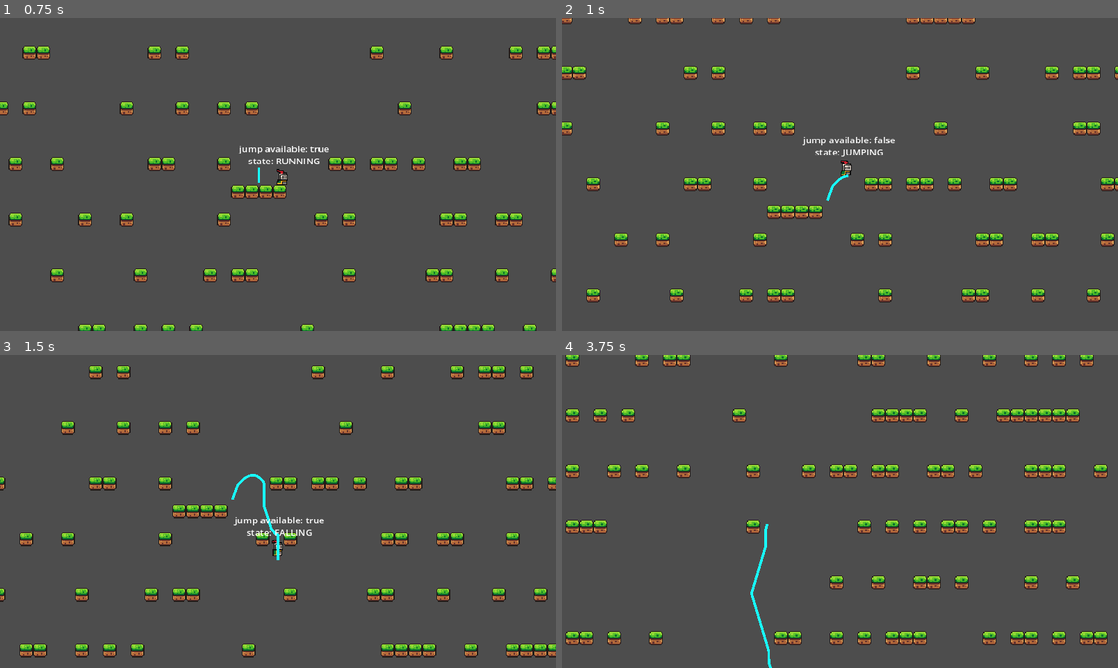
Above: before the commit, frames 1-4 (two rows, left to right).
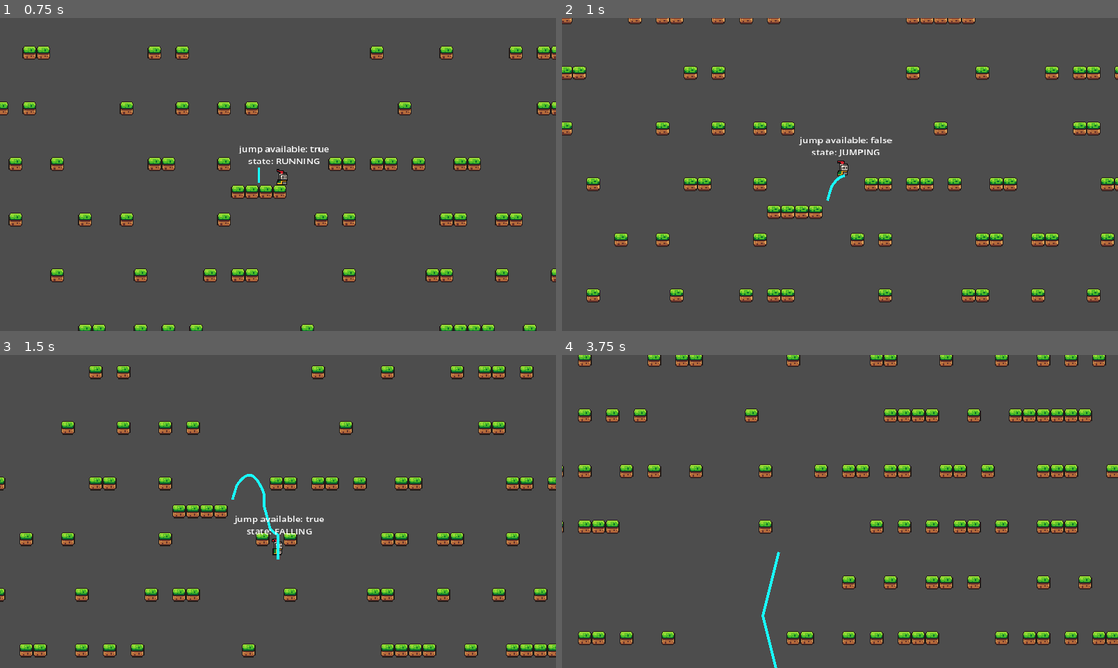
Above: after the commit, the same moments.

Repository: danielvogelsang/project-daydream
Game: Godot game, scene res://scenes/level/level/level.tscn
The game is run twice, just before and just after one commit, with the same random seed, the same clock (stepped at 60 frames per second) and the same inputs.
Inputs:
- Up to frame 1 (0.75 s): tap Enter at 0.5 s; hold D (right) from 0.53 s (still down)
- Up to frame 2 (1 s): keep holding D (right); tap Space (jump) at 0.77 s
- Up to frame 3 (1.5 s): keep holding D (right)
- Up to frame 4 (3.75 s): tap Space (jump) at 1.52, 3.02 s; release D (right) at 2.03 s; hold A (left) 2.03-2.78 s; hold D (right) from 2.78 s (still down)

Frame 1 is identical in both runs. In frame 2, 0.5% of the frame differs, in the area x 42-60%, y 38-58%; in frame 3, 0.4%; in frame 4, 13%, in the area x 0-100%, y 0-100%.

Commit message:
stomp added

Diff:
--- a/scenes/player/player.gd
+++ b/scenes/player/player.gd
@@ -22,7 +22,7 @@
 }
 
 var current_state: PlayerState = PlayerState.IDLE
-var air_resistance: float = 30
+var air_resistance: float = 50
 var current_speed: float = SPEED
 var jump_available: bool = true
 var coyote_time: float = 0.2
@@ -77,6 +77,10 @@
 		anim_player.flip_h = false
 
 	jump()
+
+	# stomp
+	if Input.is_action_just_pressed("down"):
+		velocity.y = MAX_FALL_SPEED
 
 func jump() -> void:
 	# small jumps when jump button is released earlier
